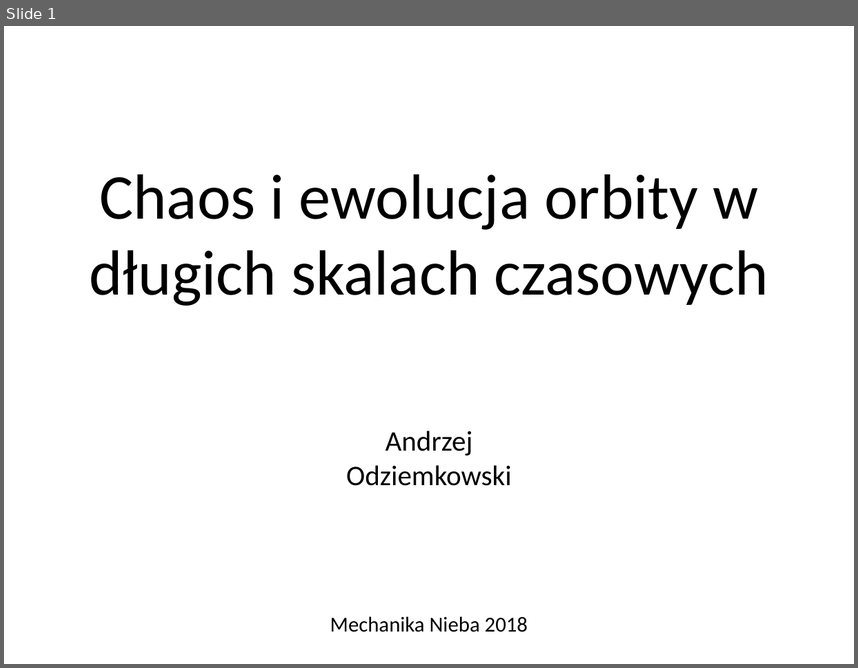
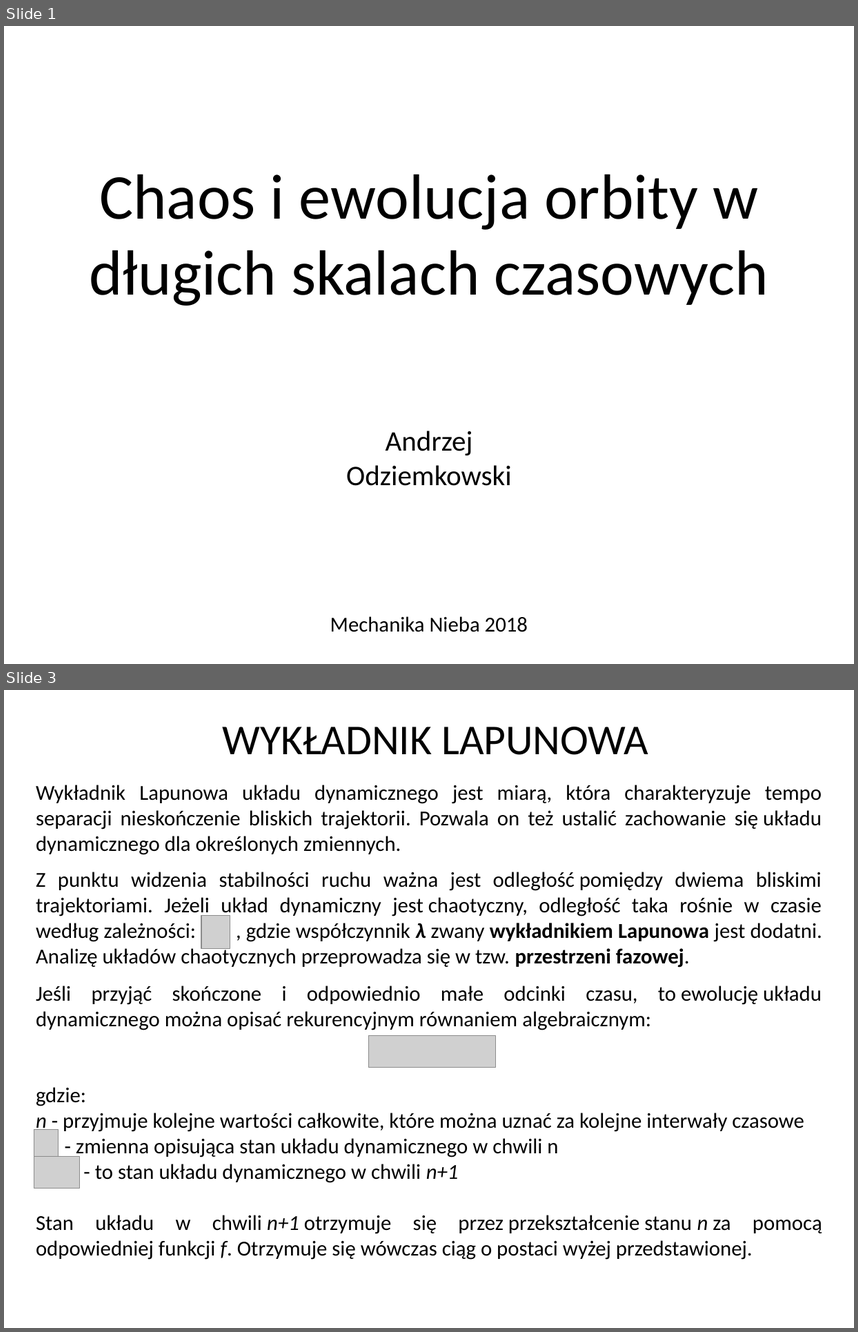
Before and after one commit to odziemkowski/Mechanika_nieba, a slide deck: Chaos i ewolucja orbity w długich skalach czasowych.pptx. Shown one above the other, each under a label of ours: slide 1 before the commit, slides 1 and 3 after it; the slides between them are not shown. The pictures are 858x668 and 858x1332 pixels, drawn with LibreOffice and Linux fonts; fonts in the diff are those of the drawing; grey boxes stand for pictures. Boxes give left, top, right and bottom in pixels: in the first picture for what was removed or moved away, otherwise in the second. Text is boxed around its words. In the diff, an @@ line names an element or a change of style, - is before the commit and + after.

```diff
--- a/Chaos i ewolucja orbity w długich skalach czasowych.pptx
+++ b/Chaos i ewolucja orbity w długich skalach czasowych.pptx
@@ slide 3 added at [4,690,854,1328], background #FFFFFF @@
@@ text added at [222,727,648,755], 36 pt, text #000000 @@
+WYKŁADNIK LAPUNOWA
@@ text added at [36,785,822,855], 18 pt, text #000000 @@
+Wykładnik Lapunowa układu dynamicznego jest miarą, która charakteryzuje tempo separacji nieskończenie bliskich trajektorii. Pozwala on też ustalić zachowanie się układu dynamicznego dla określonych zmiennych.
@@ text added at [36,871,822,967], 18 pt, text #000000 @@
+Z punktu widzenia stabilności ruchu ważna jest odległość pomiędzy dwiema bliskimi trajektoriami. Jeżeli układ dynamiczny jest chaotyczny, odległość taka rośnie w czasie według zależności: , gdzie współczynnik λ zwany wykładnikiem Lapunowa jest dodatni.
+Analizę układów chaotycznych przeprowadza się w tzw. przestrzeni fazowej.
@@ picture added at [201,915,230,949] @@
@@ text added at [36,985,822,1030], 18 pt, text #000000 @@
+Jeśli przyjąć skończone i odpowiednio małe odcinki czasu, to ewolucję układu dynamicznego można opisać rekurencyjnym równaniem algebraicznym:
@@ picture added at [369,1035,495,1067] @@
@@ text added at [36,1087,822,1259], 18 pt, text #000000 @@
+gdzie:
+n - przyjmuje kolejne wartości całkowite, które można uznać za kolejne interwały czasowe
+- zmienna opisująca stan układu dynamicznego w chwili n
+- to stan układu dynamicznego w chwili n+1
+Stan układu w chwili n+1 otrzymuje się przez przekształcenie stanu n za pomocą odpowiedniej funkcji f. Otrzymuje się wówczas ciąg o postaci wyżej przedstawionej.
@@ picture added at [34,1130,58,1161] @@
@@ picture added at [34,1156,80,1187] @@
```
Also in this commit, not shown: 12 other slides added.
